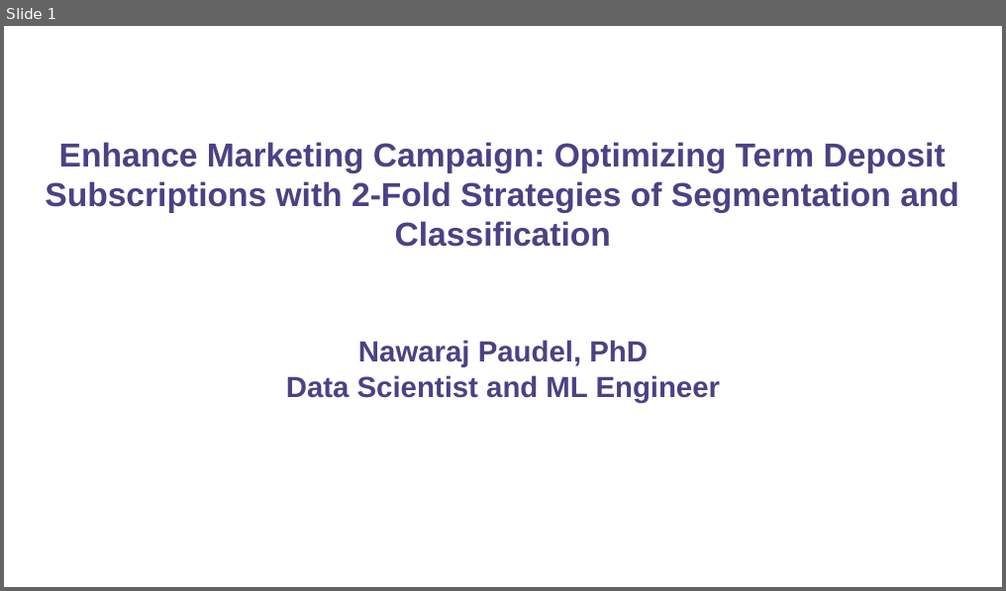
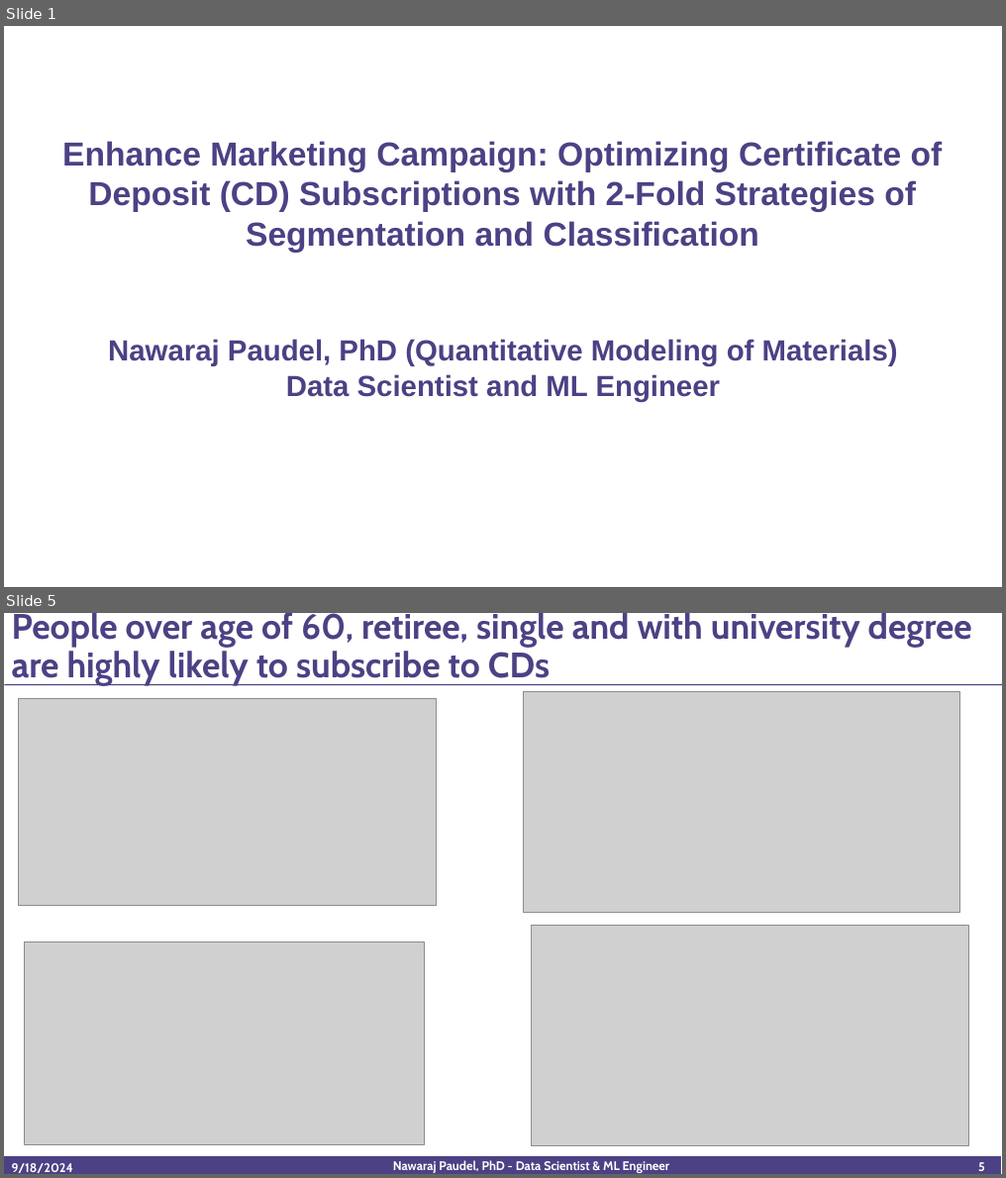
Before and after one commit to newking9088/marketing_campaign_customer_segmentation_classification, a slide deck: Executive Summary Powerpoint/bank_marketing_campaign_customer-segmentation_classification.pptx. Shown one above the other, each under a label of ours: slide 1 before the commit, slides 1 and 5 after it; the slides between them are not shown. The pictures are 1006x591 and 1006x1178 pixels, drawn with LibreOffice and Linux fonts; fonts in the diff are those of the drawing; grey boxes stand for pictures. Boxes give left, top, right and bottom in pixels: in the first picture for what was removed or moved away, otherwise in the second. Text is boxed around its words. In the diff, an @@ line names an element or a change of style, - is before the commit and + after.

```diff
--- a/Executive Summary Powerpoint/bank_marketing_campaign_customer-segmentation_classification.pptx
+++ b/Executive Summary Powerpoint/bank_marketing_campaign_customer-segmentation_classification.pptx
@@ slide 5 added at (4,613,1002,1174), background #FFFFFF @@
@@ title added at (12,613,972,685), 34 pt, text #4C4184, bold @@
+People over age of 60, retiree, single and with university degree are highly likely to subscribe to CDs
@@ rectangle added at (5,684,1002,685), fill #4C4184 @@
@@ picture added at (18,698,437,906) @@
@@ picture added at (523,691,959,912) @@
@@ picture added at (532,925,969,1147) @@
@@ picture added at (24,943,425,1146) @@
@@ rectangle added at (4,1157,1002,1174), fill #4C4184, outline #FFFFFF 1 pt @@
@@ text added at (12,1163,73,1173), 12 pt, text #FFFFFF, bold @@
+9/18/2024
@@ text added at (393,1160,670,1173), 12 pt, text #FFFFFF, bold @@
+Nawaraj Paudel, PhD - Data Scientist & ML Engineer
@@ page number added at (978,1162,985,1171), 12 pt, text #FFFFFF, bold @@
+5
@@ slide 1 changed as well @@
@@ text "Enhance Marketing Campaign: Optimizing Certificate ...": place and size @@
-text "Enhance Marketing Campaign: Optimizing Certificate ..." at (45,142,959,402)
+text "Enhance Marketing Campaign: Optimizing Certificate ..." at (62,141,943,402)
@@ text at (62,141,943,367): text changed @@
-Enhance Marketing Campaign: Optimizing Term Deposit Subscriptions with 2-Fold Strategies of Segmentation and Classification
-Nawaraj Paudel, PhD
+Enhance Marketing Campaign: Optimizing Certificate of Deposit (CD) Subscriptions with 2-Fold Strategies of Segmentation and Classification
+Nawaraj Paudel, PhD (Quantitative Modeling of Materials)
```
Also in this commit, not shown: 1 other slide changed, 17 other slides added.
